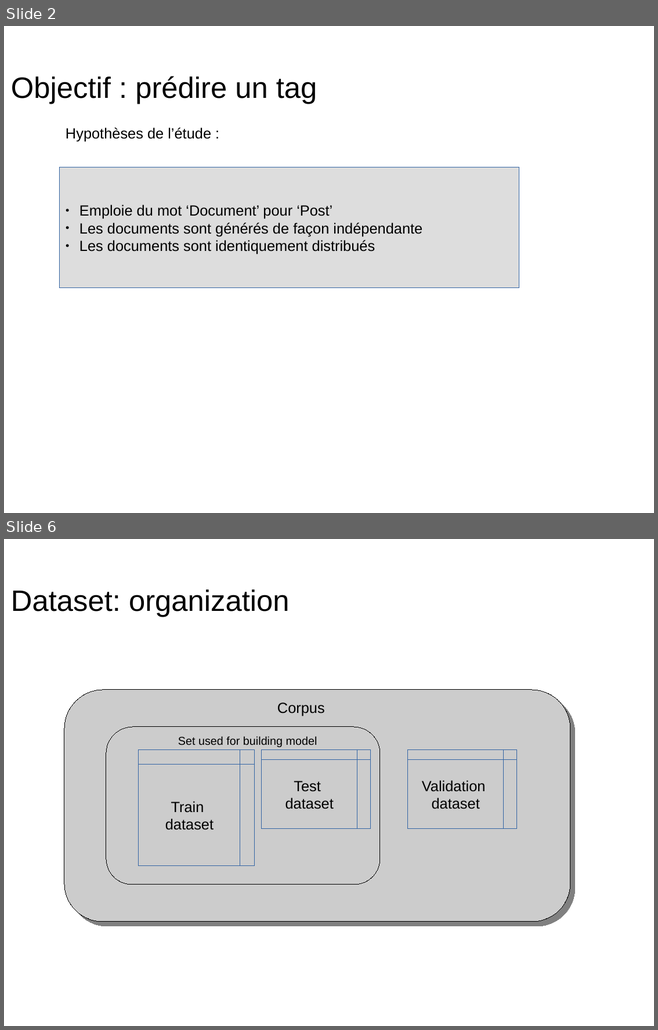
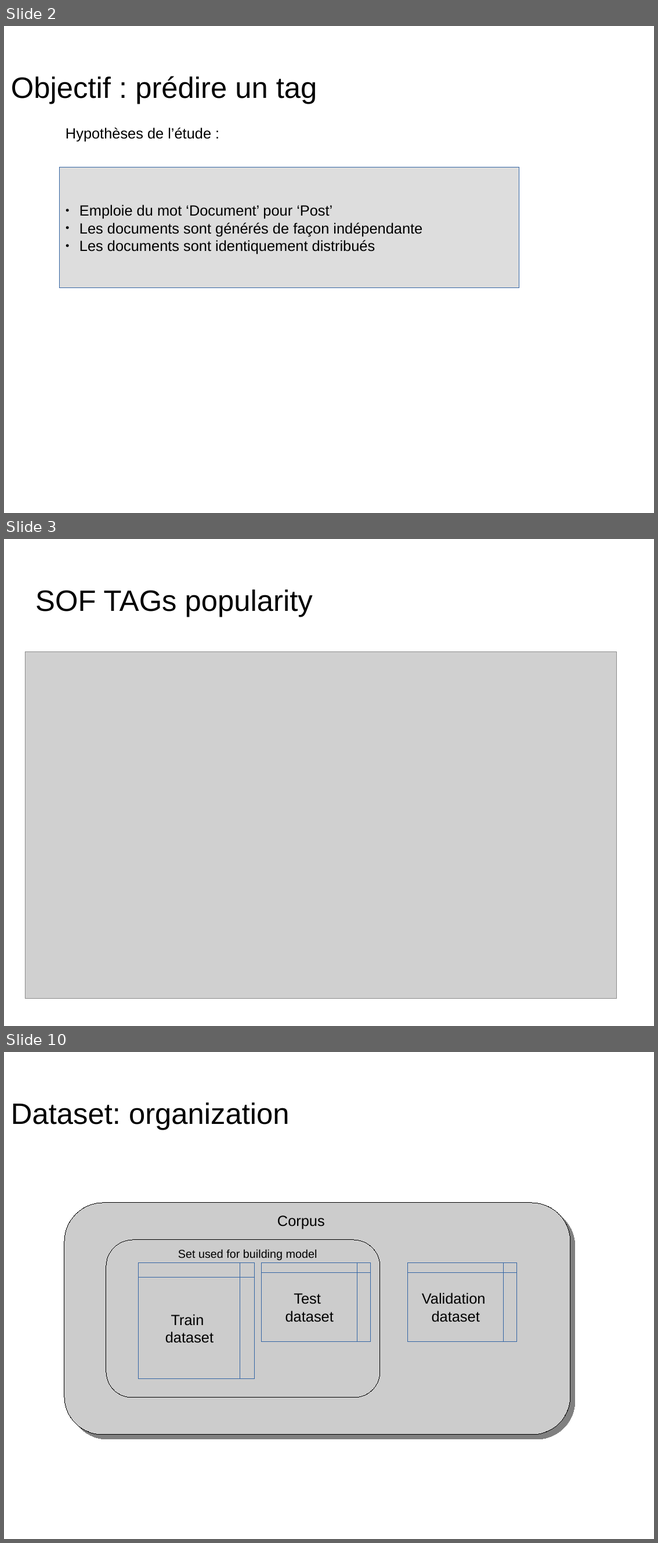
Before and after one commit to dataforcast/OC_Datascientist, a slide deck: P6/report/Openclassrooms_ParcoursDatascientist_P6-V1.odp. Shown one above the other, each under a label of ours: slides 2 and 6 before the commit, slides 2, 3 and 10 after it; the slides between them are not shown. The pictures are 658x1030 and 658x1543 pixels, drawn with LibreOffice and Linux fonts; fonts in the diff are those of the drawing; grey boxes stand for pictures; background and template pictures are left out. Boxes give left, top, right and bottom in pixels: in the first picture for what was removed or moved away, otherwise in the second. Text is boxed around its words. In the diff, an @@ line names an element or a change of style, - is before the commit and + after.

```diff
--- a/P6/report/Openclassrooms_ParcoursDatascientist_P6-V1.odp
+++ b/P6/report/Openclassrooms_ParcoursDatascientist_P6-V1.odp
@@ slide 3 added at [4,539,654,1026], background picture (left out) @@
@@ title added at [35,589,313,617], 36 pt, text #000000 @@
+SOF TAGs popularity
@@ picture added at [25,652,616,999] @@
@@ what was slide 6 is now slide 10 @@
```
Also in this commit, not shown: 7 slides changed, 7 other slides added, 1 slide removed, 6 other files.
